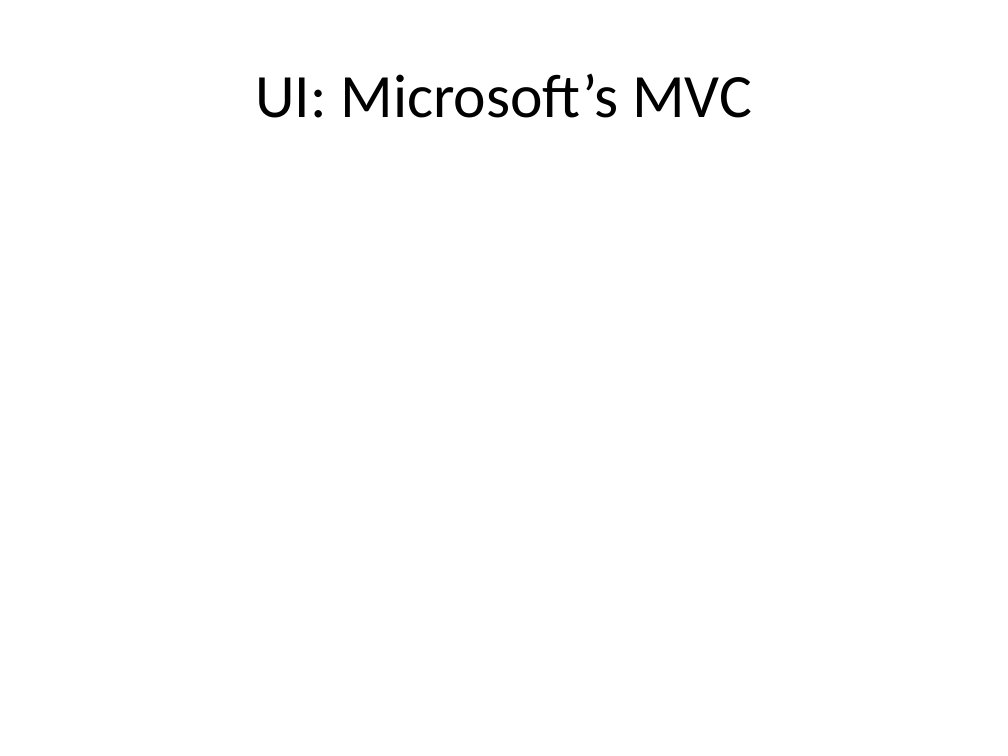
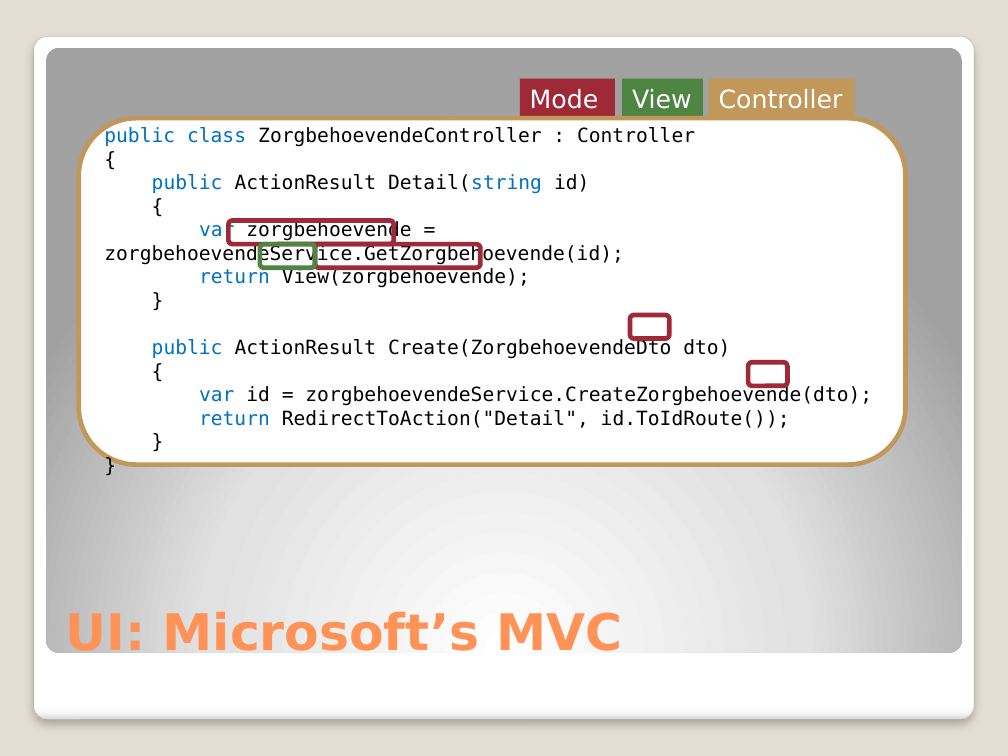
Before and after one commit to michelgrootjans/dkvlessonslearned, a slide deck: slide 4 of slides/Technical Session/Lessons learned.pptx. Drawn at 1008x756 pixels with LibreOffice and Linux fonts; fonts in the diff are those of the drawing. Boxes give left, top, right and bottom in pixels: in the first picture for what was removed or moved away, otherwise in the second. Text is boxed around its words. In the diff, an @@ line names an element or a change of style, - is before the commit and + after.

```diff
--- a/slides/Technical Session/Lessons learned.pptx
+++ b/slides/Technical Session/Lessons learned.pptx
@@ background #FFFFFF to #E3DED1 @@
@@ rounded rectangle added at [33,36,974,720], fill gradient #FFFFFF to #F7F7F7 to #DADADA, outline #A4A4A4 0.16 pt @@
@@ rounded rectangle added at [46,47,962,652], fill gradient #FFFFFF to #E1E1E1 to #A2A2A2 @@
@@ rectangle added at [520,79,616,119], fill #9F2936, 18 pt, text #FFFFFF @@
+Model
@@ rectangle added at [622,79,703,119], fill #4E8542, 18 pt, text #FFFFFF @@
+View
@@ rectangle added at [709,79,855,119], fill #C19859, 18 pt, text #FFFFFF @@
+Controller
@@ rounded rectangle added at [79,118,905,465], fill #FFFFFF, outline #C19859 3.35 pt @@
@@ text added at [104,127,872,428], 14 pt, text #000000 @@
+public class ZorgbehoevendeController : Controller
+{
+public ActionResult Detail(string id)
+{
+var zorgbehoevende = zorgbehoevendeService.GetZorgbehoevende(id);
+return View(zorgbehoevende);
+}
+public ActionResult Create(ZorgbehoevendeDto dto)
+{
+var id = zorgbehoevendeService.CreateZorgbehoevende(dto);
+return RedirectToAction("Detail", id.ToIdRoute());
+}
+}
@@ rounded rectangle added at [229,221,394,244], outline #9F2936 3.35 pt @@
@@ rounded rectangle added at [260,244,316,267], outline #4E8542 3.35 pt @@
@@ rounded rectangle added at [314,244,480,267], outline #9F2936 3.35 pt @@
@@ rounded rectangle added at [630,314,669,338], outline #9F2936 3.35 pt @@
@@ rounded rectangle added at [748,362,787,385], outline #9F2936 3.35 pt @@
@@ title "UI: Microsoft’s MVC": place and size @@
-title "UI: Microsoft’s MVC" at [255,74,752,118]
+title "UI: Microsoft’s MVC" at [65,611,623,661]
@@ title "UI: Microsoft’s MVC" at [65,611,623,661]: size 44 to 36 pt, font Calibri to DejaVu Sans, text colour #000000 to #FF9258, bold on; alignment centre to left; vertical alignment middle to bottom @@
```
Also in this commit, not shown: 13 other slides changed, 1 slide added, 2 slides removed, 2 other files.
